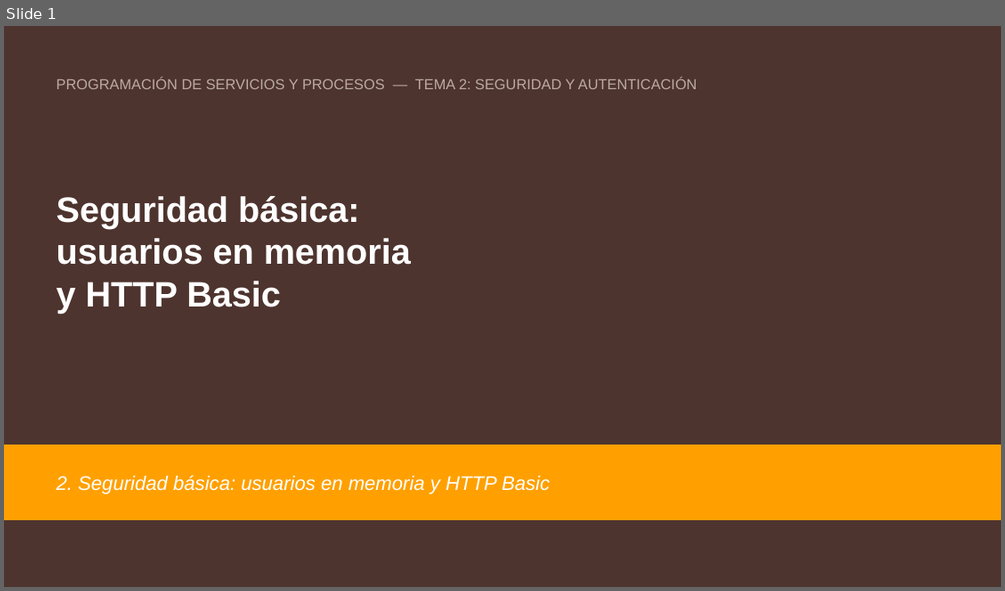
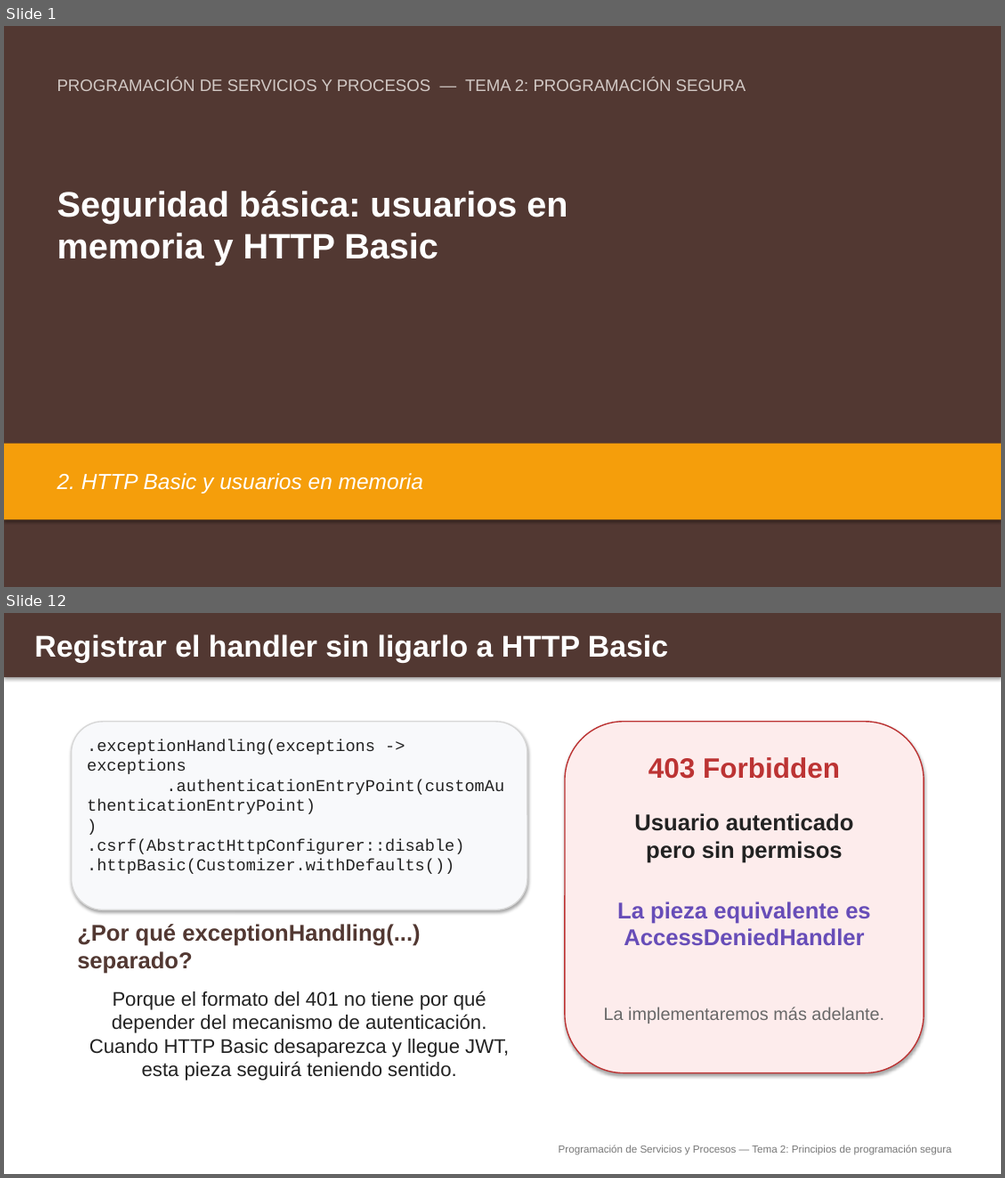
Before and after one commit to aitorventura/programacion-servicios-procesos, a slide deck: docs/tema2/diapositivas/seguridad-basica-http-basic.pptx. Shown one above the other, each under a label of ours: slide 1 before the commit, slides 1 and 12 after it; the slides between them are not shown. The pictures are 1005x591 and 1005x1178 pixels, drawn with LibreOffice and Linux fonts; fonts in the diff are those of the drawing. Boxes give left, top, right and bottom in pixels: in the first picture for what was removed or moved away, otherwise in the second. Text is boxed around its words. In the diff, an @@ line names an element or a change of style, - is before the commit and + after.

Commit message:
primeras sesiones de tema 2

```diff
--- a/docs/tema2/diapositivas/seguridad-basica-http-basic.pptx
+++ b/docs/tema2/diapositivas/seguridad-basica-http-basic.pptx
@@ slide 12 added at bbox=[4, 613, 1001, 1174], background #FFFFFF @@
@@ rectangle added at bbox=[4, 613, 1001, 677], fill #523832 @@
@@ text added at bbox=[34, 634, 668, 663], 29 pt, text #FFFFFF, bold @@
+Registrar el handler sin ligarlo a HTTP Basic
@@ rounded rectangle added at bbox=[72, 722, 527, 910], fill #F8F9FB, outline #D7D7D7 1.2 pt @@
@@ text added at bbox=[87, 739, 504, 874], 16 pt, text #222222 @@
+.exceptionHandling(exceptions -> exceptions
+.authenticationEntryPoint(customAuthenticationEntryPoint)
+)
+.csrf(AbstractHttpConfigurer::disable)
+.httpBasic(Customizer.withDefaults())
@@ rounded rectangle added at bbox=[565, 722, 923, 1073], fill #FDECEC, outline #BC3333 1.2 pt @@
@@ text added at bbox=[648, 757, 840, 779], 27 pt, text #BC3333, bold @@
+403 Forbidden
@@ text added at bbox=[634, 813, 854, 863], 22 pt, text #222222, bold @@
+Usuario autenticado
+pero sin permisos
@@ text added at bbox=[617, 901, 871, 945], 22 pt, text #674DB8, bold @@
+La pieza equivalente es
+AccessDeniedHandler
@@ text added at bbox=[77, 924, 420, 973], 22 pt, text #523832, bold @@
+¿Por qué exceptionHandling(...) separado?
@@ text added at bbox=[89, 990, 509, 1080], 19 pt, text #222222 @@
+Porque el formato del 401 no tiene por qué depender del mecanismo de autenticación. Cuando HTTP Basic desaparezca y llegue JWT, esta pieza seguirá teniendo sentido.
@@ text added at bbox=[604, 1006, 884, 1023], 17 pt, text #686868 @@
+La implementaremos más adelante.
@@ text added at bbox=[558, 1144, 952, 1155], 10 pt, text #787878 @@
+Programación de Servicios y Procesos — Tema 2: Principios de programación segura
@@ slide 1 changed as well @@
@@ background #4E342E to #523832 @@
@@ text at bbox=[57, 78, 746, 91]: text changed; size 14 to 16 pt; text colour #BCAAA4 to #D2C9C5 @@
-PROGRAMACIÓN DE SERVICIOS Y PROCESOS — TEMA 2: SEGURIDAD Y AUTENTICACIÓN
+PROGRAMACIÓN DE SERVICIOS Y PROCESOS — TEMA 2: PROGRAMACIÓN SEGURA
@@ text at bbox=[57, 191, 567, 265]: text changed @@
-Seguridad básica:
-usuarios en memoria
-y HTTP Basic
+Seguridad básica: usuarios en
+memoria y HTTP Basic
@@ rectangle at bbox=[4, 443, 1001, 520]: fill #FFA000 to #F59E0B; outline #FFA000 1 pt to none; shadow on @@
@@ vertical alignment middle to top in 3 elements at bbox=[57, 191, 567, 265], bbox=[57, 78, 746, 91], bbox=[57, 473, 423, 493] @@
@@ text at bbox=[57, 473, 423, 493]: text changed; size 19 to 21 pt @@
-2. Seguridad básica: usuarios en memoria y HTTP Basic
+2. HTTP Basic y usuarios en memoria
```
Also in this commit, not shown: 2 other slides changed, 10 other slides added, 27 slides removed, 17 other files.
